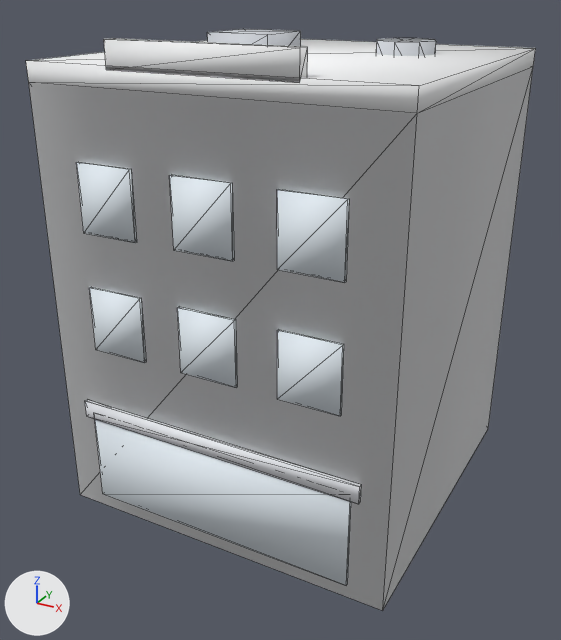
The glTF model assets/models/commercial-shop.glb, before and after one commit.
One viewpoint serves both versions: a 50 mm lens placed at (12.0, -23.2, 17.5), pointed at (-0.2, -0.9, 6.4). The axes (+X, +Y, +Z) are drawn at lower left. The lights are the same throughout. The first picture is the older version. Mesh edges are drawn as thin lines. Where no turn or scale is listed for an object, it has been applied to the vertices. Vertices at exactly the same position are counted once.

The older version as bpy lines, for what is in view:
```python
me_geometry_0 = bpy.data.meshes.new('geometry_0')
me_geometry_0.from_pydata(...)  # 118 vertices, 188 faces; spans x -6.0..6.0, y -6.0..6.0, z 0.0..16.0
me_geometry_0.materials.append(mat_sww_flat_vertex)
ob_geometry_0 = bpy.data.objects.new('geometry_0', me_geometry_0)
ob_geometry_0.location = (0.0, 0.0, 0.0)
```
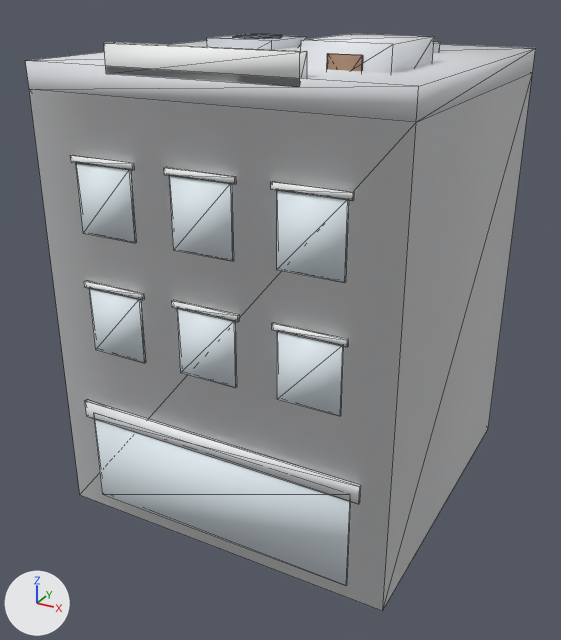
What changed in the scene script:
```text
Change me_geometry_0:
    used by ob_geometry_0; location = (0.0, 0.0, 0.0)
    remove me_geometry_0.from_pydata(...)  # 118 vertices, 188 faces; spans x -6.0..6.0, y -6.0..6.0, z 0.0..16.0
    add me_geometry_0.from_pydata(...)  # 200 vertices, 316 faces; spans x -6.0..6.0, y -6.0..6.0, z 0.0..16.0
    me_geometry_0 part 1: the loose piece of 8 vertices spanning x -3.0..3.0, y -5.9..-5.5, z 15.2..16.0 is moved by (0.0, 0.0, -0.1)
    me_geometry_0 part 2: a new loose piece, a box spanning x 1.9..4.5, y -3.7..-0.5, z 14.4..16.0, in mat_sww_flat_vertex
    me_geometry_0 part 3: a new loose piece, a box spanning x 2.7..3.7, y -3.761..-3.701, z 14.311..15.702, in mat_sww_flat_vertex
    me_geometry_0 part 4: the loose piece of 8 vertices spanning x -4.0..-1.6, y 0.7..3.0, z 14.6..15.8 is moved by (0.0, 0.2, -0.2)
    me_geometry_0 part 5: a new loose piece, an 8-sided cylinder along z spanning x -3.7..-1.9, y 1.145..2.928, z 15.602..15.652, in mat_sww_flat_vertex
    me_geometry_0 part 6: the loose piece of 18 vertices spanning x 1.8..3.8, y 0.9..2.8, z 14.5..15.7 is moved by (0.0, 0.7, -0.1)
    me_geometry_0 part 7: a new loose piece, a box spanning x -4.55..-2.25, y -5.99..-5.891, z 8.547..8.745, in mat_sww_flat_vertex
    me_geometry_0 part 8: a new loose piece, a box spanning x -1.15..1.15, y -5.99..-5.891, z 8.547..8.745, in mat_sww_flat_vertex
    me_geometry_0 part 9: a new loose piece, a box spanning x 2.25..4.55, y -5.99..-5.891, z 8.547..8.745, in mat_sww_flat_vertex
    me_geometry_0 part 10: a new loose piece, a box spanning x -4.55..-2.25, y -5.99..-5.891, z 12.522..12.72, in mat_sww_flat_vertex
    me_geometry_0 part 11: a new loose piece, a box spanning x -1.15..1.15, y -5.99..-5.891, z 12.522..12.72, in mat_sww_flat_vertex
    me_geometry_0 part 12: a new loose piece, a box spanning x 2.25..4.55, y -5.99..-5.891, z 12.522..12.72, in mat_sww_flat_vertex
    me_geometry_0 part 13
    28 vertices are removed from x -4.8..4.8, y -5.8, z 0.5..12.5
    84 faces are deleted
    4 vertices in x -6.0..6.0, y -5.9..6.0, z 14.7 move by (0.0, 0.0, -0.2)
    28 vertices move within x -4.8..4.8, y -5.9, z 0.5..12.5
    28 vertices are added at x -4.8..4.8, y -6.0, z 0.5..12.5
    84 new faces join them
    me_geometry_0 part 14: 36 kept faces spanning x -6.0..6.0, y -6.0..6.0, z 0.0..15.3 get new vertex colours; the middle colour goes from white #f5f6fb to white #f7f8fa
    other edits to the shape of me_geometry_0 do not show in these pictures
```

What differs and where, as boxes [x1, y1, x2, y2] in the pictures (561 x 640 px; the box of a moved part takes in the faces that stretch with it):
'geometry_0', reshaped
    before: [26, 29, 535, 611]
    after: [26, 34, 535, 611]
part 1 of me_geometry_0, moved or reshaped
    before: [104, 38, 308, 83]
    after: [104, 42, 307, 86]
part 2 of me_geometry_0, added
    after: [301, 34, 434, 73]
part 3 of me_geometry_0, added
    after: [327, 53, 363, 71]
part 4 of me_geometry_0, moved or reshaped
    before: [207, 29, 301, 46]
    after: [207, 34, 307, 49]
part 5 of me_geometry_0, added
    after: [233, 34, 282, 39]
part 6 of me_geometry_0, moved or reshaped (mostly hidden afterwards)
    before: [376, 38, 436, 56]
    after: [433, 41, 440, 53]
part 7 of me_geometry_0, added
    after: [84, 280, 145, 300]
part 8 of me_geometry_0, added
    after: [172, 300, 240, 322]
part 9 of me_geometry_0, added
    after: [272, 322, 349, 347]
part 10 of me_geometry_0, added
    after: [70, 155, 135, 170]
part 11 of me_geometry_0, added
    after: [164, 167, 237, 184]
part 12 of me_geometry_0, added
    after: [271, 181, 355, 201]
part 13 of me_geometry_0, moved or reshaped
    before: [76, 162, 351, 585]
    after: [76, 163, 351, 586]
part 14 of me_geometry_0, recoloured
    both: [26, 40, 535, 503]
